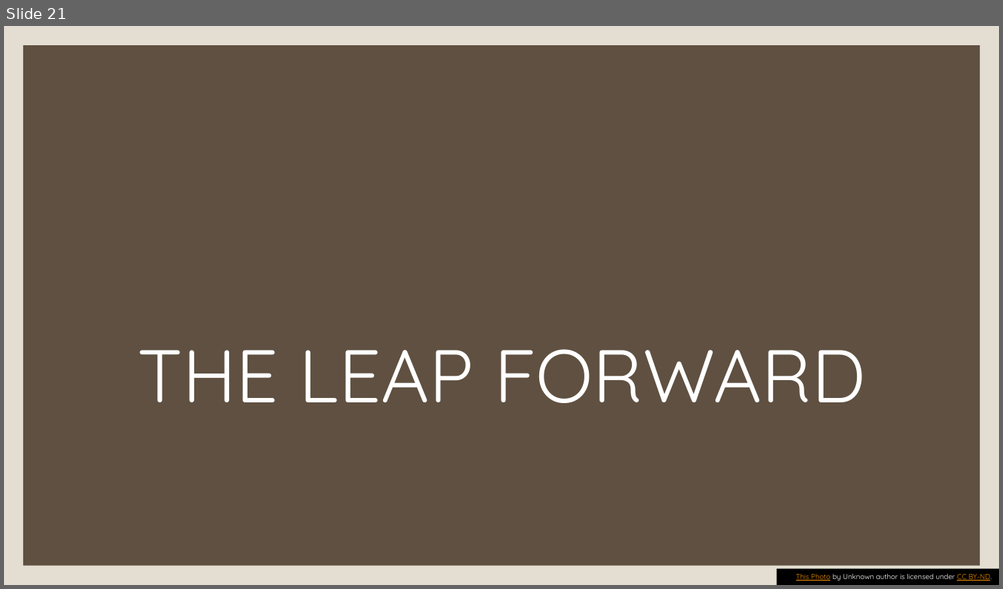
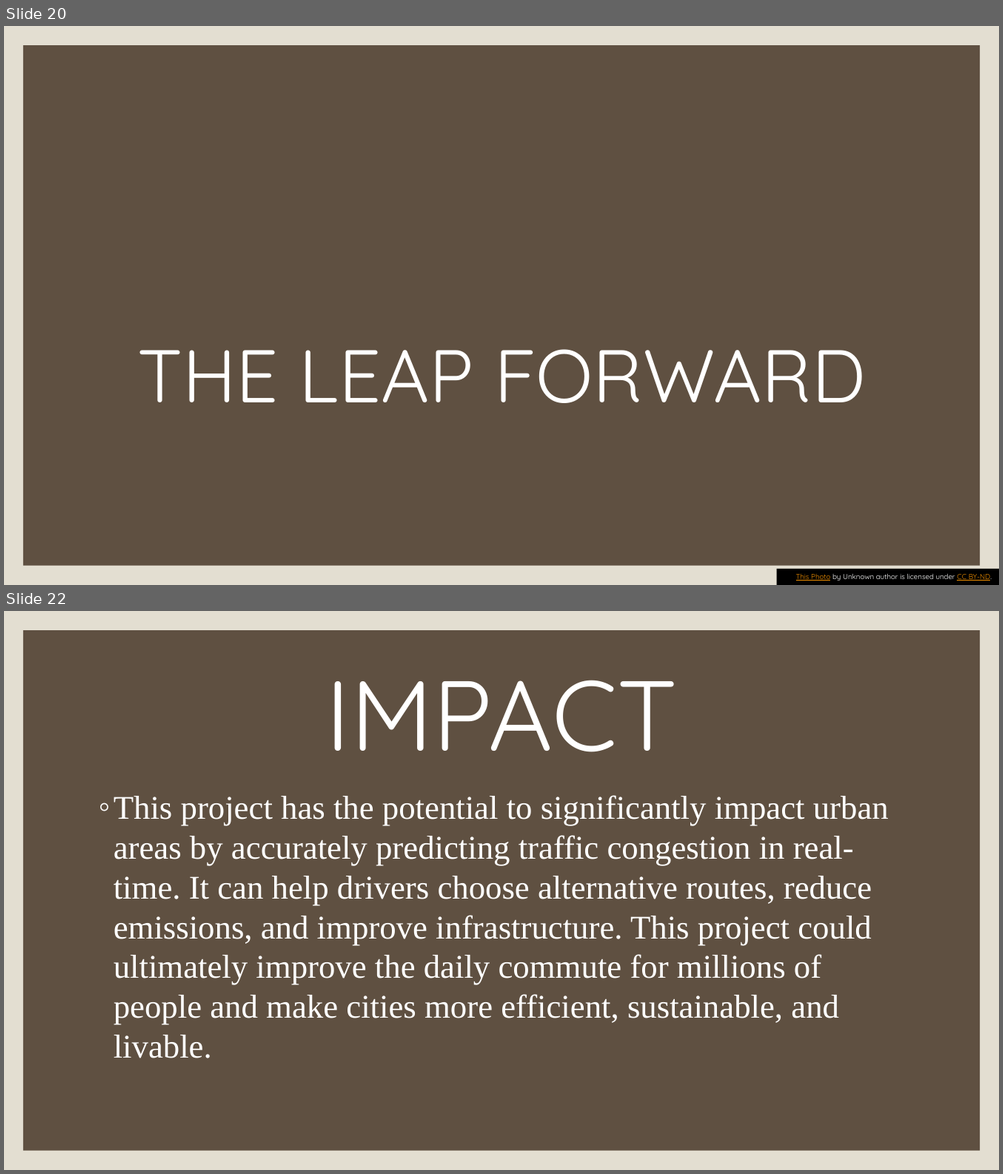
Before and after one commit to ervardaan/ZenDrive, a slide deck: ZenDrive.pptx. Shown one above the other, each under a label of ours: slide 21 before the commit, slides 20 and 22 after it; the slides between them are not shown. The pictures are 1003x589 and 1003x1174 pixels, drawn with LibreOffice and Linux fonts; fonts in the diff are those of the drawing; background and template pictures are left out. Boxes give left, top, right and bottom in pixels: in the first picture for what was removed or moved away, otherwise in the second. Text is boxed around its words. In the diff, an @@ line names an element or a change of style, - is before the commit and + after.

```diff
--- a/ZenDrive.pptx
+++ b/ZenDrive.pptx
@@ slide 22 added at <box>4,611,999,1170</box>, background picture (left out) @@
@@ rectangle added at <box>4,611,999,1170</box>, fill #E3DED1 @@
@@ rectangle added at <box>23,630,980,1151</box>, fill #5F5041 @@
@@ title added at <box>326,680,677,752</box>, 96 pt, text #FFFFFF @@
+IMPACT
@@ text added at <box>114,795,888,1059</box>, 32 pt, text #FFFFFF @@
+◦ This project has the potential to significantly impact urban areas by accurately predicting traffic congestion in real-time. It can help drivers choose alternative routes, reduce emissions, and improve infrastructure. This project could ultimately improve the daily commute for millions of people and make cities more efficient, sustainable, and livable.
@@ what was slide 21 is now slide 20 @@
```
Also in this commit, not shown: 2 slides changed, 1 slide removed.
